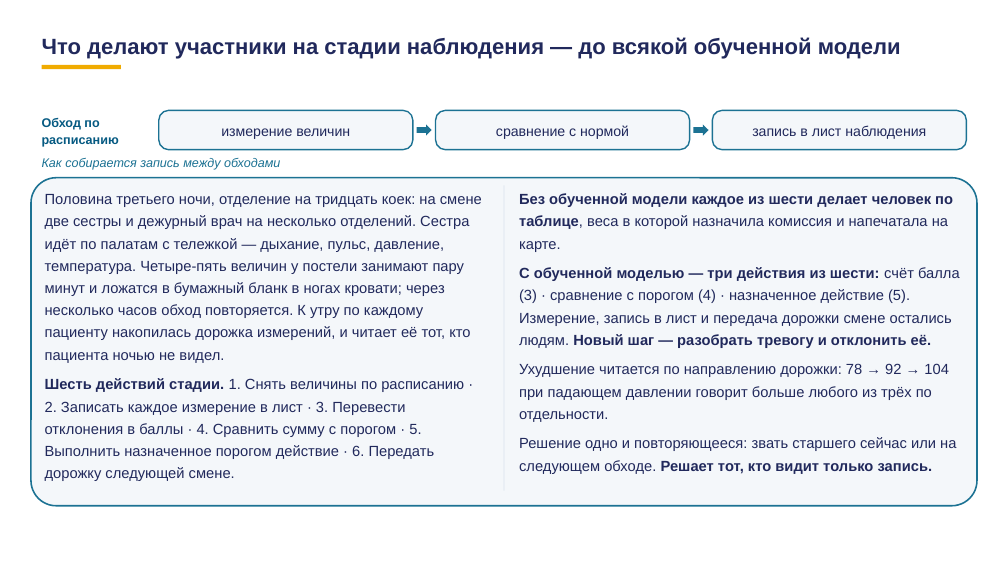
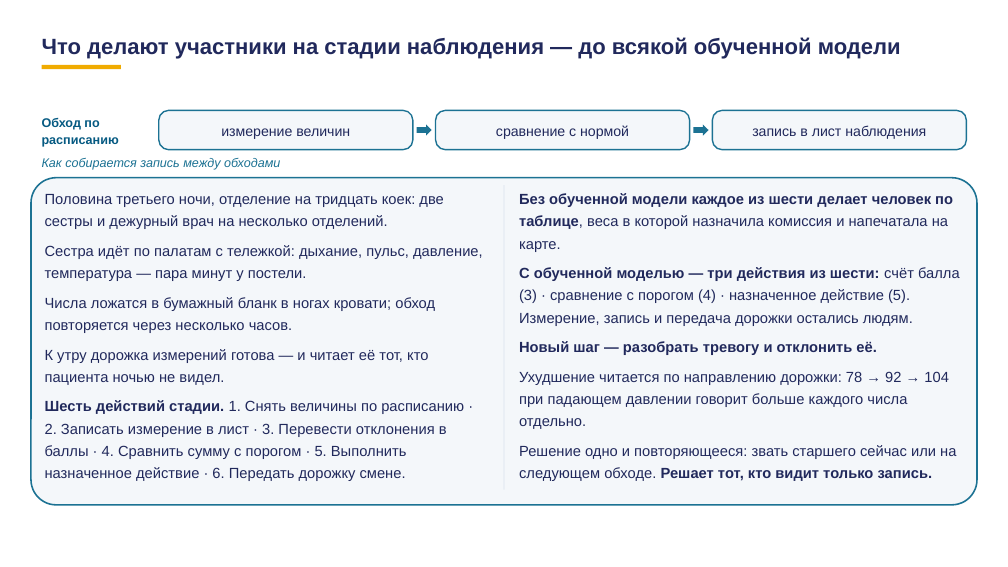
Before and after one commit to tellina-study/AI-usage-lessons, a slide deck: slide 47 of library/lectures/lec-07/rework/deck/lec-07-karkas.pptx (slide 44 before the commit). Drawn at 1008x567 pixels with LibreOffice and Linux fonts; fonts in the diff are those of the drawing. Boxes give left, top, right and bottom in pixels: in the first picture for what was removed or moved away, otherwise in the second. Text is boxed around its words. In the diff, an @@ line names an element or a change of style, - is before the commit and + after.

```diff
--- a/library/lectures/lec-07/rework/deck/lec-07-karkas.pptx
+++ b/library/lectures/lec-07/rework/deck/lec-07-karkas.pptx
@@ text at bbox=[45, 194, 483, 481]: text changed @@
-Половина третьего ночи, отделение на тридцать коек: на смене две сестры и дежурный врач на несколько отделений. Сестра идёт по палатам с тележкой — дыхание, пульс, давление, температура. Четыре-пять величин у постели занимают пару минут и ложатся в бумажный бланк в ногах кровати; через несколько часов обход повторяется. К утру по каждому пациенту накопилась дорожка измерений, и читает её тот, кто пациента ночью не видел.
-Шесть действий стадии. 1. Снять величины по расписанию · 2. Записать каждое измерение в лист · 3. Перевести отклонения в баллы · 4. Сравнить сумму с порогом · 5. Выполнить назначенное порогом действие · 6. Передать дорожку следующей смене.
+Половина третьего ночи, отделение на тридцать коек: две сестры и дежурный врач на несколько отделений.
+Сестра идёт по палатам с тележкой: дыхание, пульс, давление, температура — пара минут у постели.
+Числа ложатся в бумажный бланк в ногах кровати; обход повторяется через несколько часов.
+К утру дорожка измерений готова — и читает её тот, кто пациента ночью не видел.
+Шесть действий стадии. 1. Снять величины по расписанию · 2. Записать измерение в лист · 3. Перевести отклонения в баллы · 4. Сравнить сумму с порогом · 5. Выполнить назначенное действие · 6. Передать дорожку смене.
@@ text at bbox=[519, 267, 960, 429]: text changed @@
-С обученной моделью — три действия из шести: счёт балла (3) · сравнение с порогом (4) · назначенное действие (5). Измерение, запись в лист и передача дорожки смене остались людям. Новый шаг — разобрать тревогу и отклонить её.
-Ухудшение читается по направлению дорожки: 78 → 92 → 104 при падающем давлении говорит больше любого из трёх по отдельности.
+С обученной моделью — три действия из шести: счёт балла (3) · сравнение с порогом (4) · назначенное действие (5). Измерение, запись и передача дорожки остались людям.
+Новый шаг — разобрать тревогу и отклонить её.
+Ухудшение читается по направлению дорожки: 78 → 92 → 104 при падающем давлении говорит больше каждого числа отдельно.
```
Also in this commit, not shown: 78 other slides changed, 10 slides added, 3 slides removed, 1 other file.
